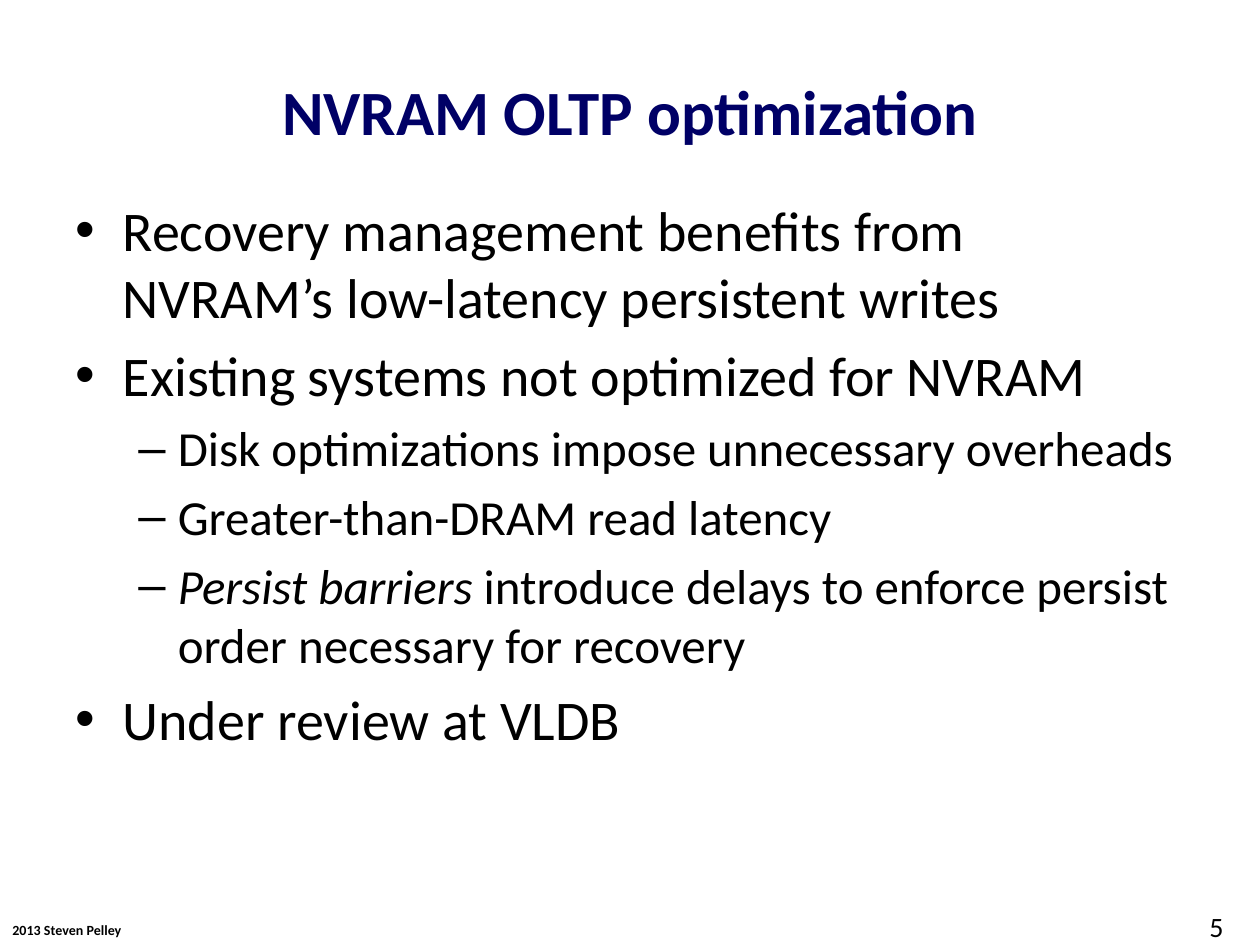
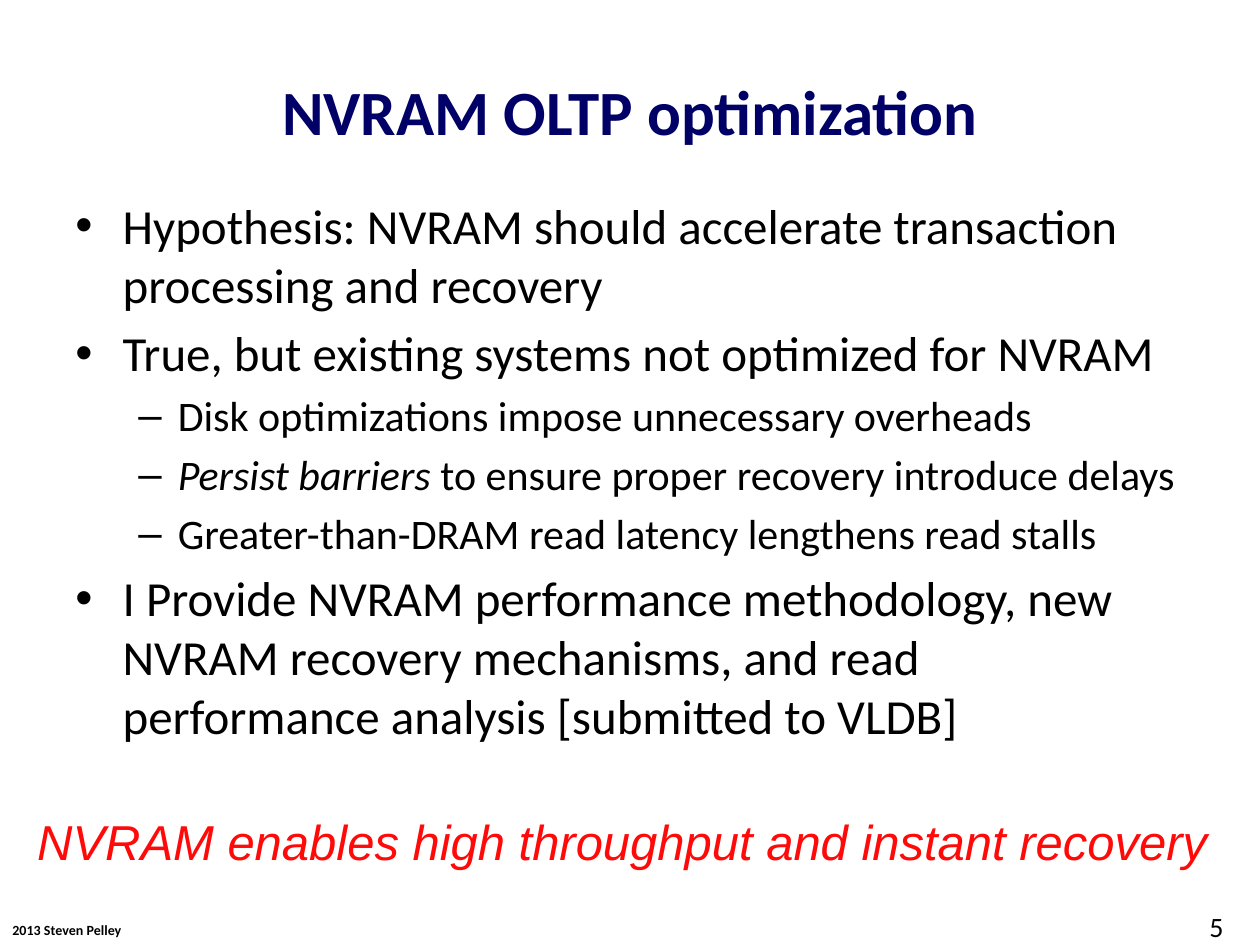
Before and after one commit to Abulila/dissertation, a slide deck: slide 5 of proposal/proposal.pptx. Drawn at 1260x945 pixels with LibreOffice and Linux fonts; fonts in the diff are those of the drawing; background and template pictures are left out. Boxes give left, top, right and bottom in pixels: in the first picture for what was removed or moved away, otherwise in the second. Text is boxed around its words. In the diff, an @@ line names an element or a change of style, - is before the commit and + after.

```diff
--- a/proposal/proposal.pptx
+++ b/proposal/proposal.pptx
@@ text at (123, 210, 1154, 380): text changed; size 32 to 28 pt @@
-• Recovery management benefits from NVRAM’s low-latency persistent writes
-• Existing systems not optimized for NVRAM
+• Hypothesis: NVRAM should accelerate transaction processing and recovery
+• True, but existing systems not optimized for NVRAM
@@ text at (178, 401, 1032, 438): size 28 to 24 pt in "Disk optimizations impose unnecessary overheads" @@
@@ text at (123, 460, 1175, 742): text changed @@
-  – Greater-than-DRAM read latency
-  – Persist barriers introduce delays to enforce persist order necessary for recovery
-• Under review at VLDB
+  – Persist barriers to ensure proper recovery introduce delays
+  – Greater-than-DRAM read latency lengthens read stalls
+• I Provide NVRAM performance methodology, new NVRAM recovery mechanisms, and read performance analysis [submitted to VLDB]
@@ text added at (37, 824, 1207, 870), 28 pt, text #FF0909, italic @@
+NVRAM enables high throughput and instant recovery
```
Also in this commit, not shown: 22 other slides changed, 13 slides added, 2 slides removed.
